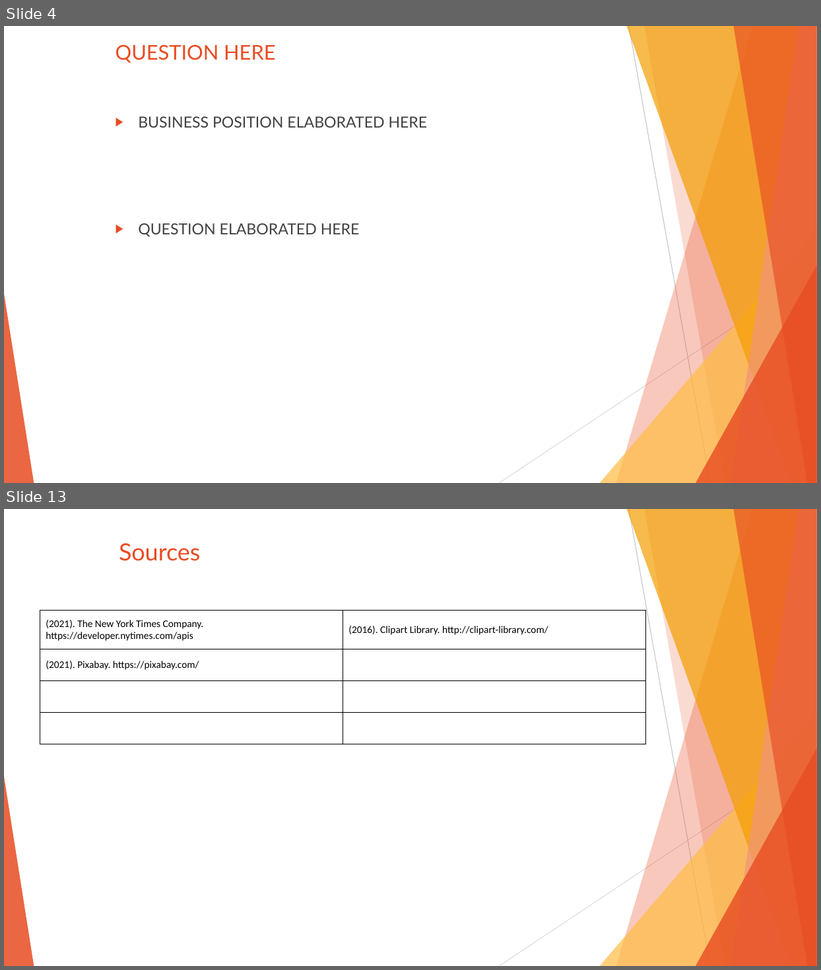
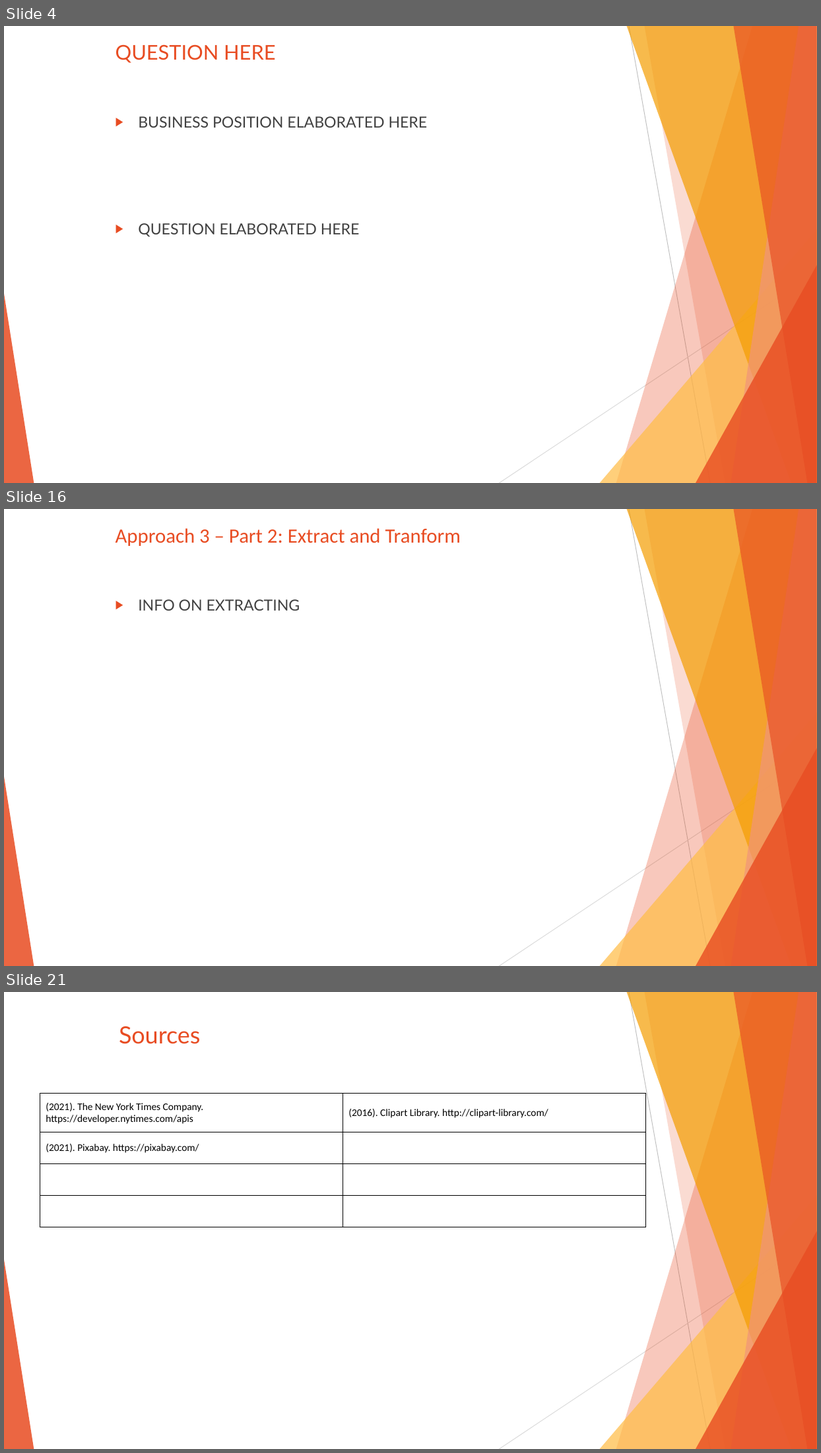
Before and after one commit to SanabuW/NYT-API-Analysis, a slide deck: common/(presentation_temp_file).pptx. Shown one above the other, each under a label of ours: slides 4 and 13 before the commit, slides 4, 16 and 21 after it; the slides between them are not shown. The pictures are 821x970 and 821x1453 pixels, drawn with LibreOffice and Linux fonts; fonts in the diff are those of the drawing. Boxes give left, top, right and bottom in pixels: in the first picture for what was removed or moved away, otherwise in the second. Text is boxed around its words. In the diff, an @@ line names an element or a change of style, - is before the commit and + after.

```diff
--- a/common/(presentation_temp_file).pptx
+++ b/common/(presentation_temp_file).pptx
@@ slide 16 added at (x1=4, y1=509, x2=817, y2=966), background #FFFFFF; not listed: 10 template elements that a slide beside it also shows @@
@@ title added at (x1=116, y1=528, x2=461, y2=546), 24 pt, text #E84C22 @@
+Approach 3 – Part 2: Extract and Tranform
@@ text added at (x1=138, y1=599, x2=300, y2=611), 18 pt, text #404040 @@
+▶ INFO ON EXTRACTING
@@ what was slide 13 is now slide 21 @@
```
Also in this commit, not shown: 10 slides changed, 7 other slides added, 8 other files.
